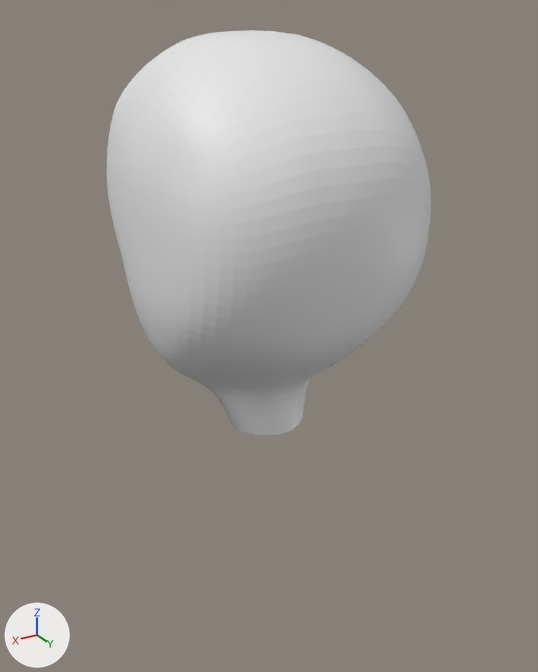
Renders of the Blender file Character/character.blend from each side of a commit.
The view is the same before and after, from a 50 mm lens placed at (4.27, 7.56, 12.03), pointed at (-0.21, 0.08, 8.29). The lights are fixed; the arrows at lower left show +X, +Y and +Z.
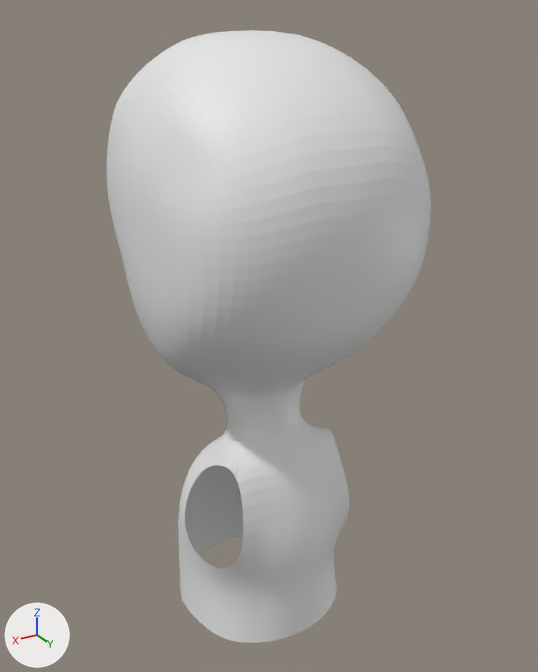
The change, as a diff of the scene's bpy script:
```diff
--- a/Character/character.blend.py
+++ b/Character/character.blend.py
@@ me_plane @@
 # used by ob_plane; location = (0.0, -0.05, 8.15); rotation_euler = (-1.571, 0.0, 0.0), in degrees (-90, 0, 0); scale = (0.121, 0.135, 0.121)
 # verts and faces of me_plane; kept vertices keep their numbers, new ones are numbered from 158
 # before: 92 (12.0, -22.0, 8.6), 97 (11.8, -18.3, 12.0), 98 (9.0, -20.0, 14.3)
-me_plane.from_pydata(...)  # 158 vertices, 132 faces; spans x 0.0..13.5, y -28.1..6.5, z -17.2..18.2
+me_plane.from_pydata(...)  # 217 vertices, 182 faces; spans x 0.0..13.5, y -28.1..27.6, z -17.2..18.2
+# me_plane part 1
+verts[92] = (11.7, -22.0, 8.6)  # moved
+verts[97] = (11.1, -18.3, 12.0)  # moved
+verts[98] = (8.8, -20.0, 14.3)  # moved
+# me_plane part 2
+# 10 vertices move from x 0.0..4.0, y 6.2..6.5, z -0.3..7.3 to x 0.0..4.0, y 3.5..6.4, z -0.6..6.4
+# 59 vertices are added at x 0.0..9.4, y 7.1..27.6, z -7.7..11.2
+# 50 new faces join them
```

Where the change shows, as pixel boxes [x1, y1, x2, y2] in the pictures (538 x 672 px; the box of a moved part takes in the faces that stretch with it):
'Plane', reshaped (51% taller)
    before: [107, 30, 431, 435]
    after: [107, 30, 431, 643]
part 1 of me_plane, moved or reshaped
    before: [140, 70, 431, 225]
    after: [140, 70, 430, 225]
part 2 of me_plane, built on
    before: [212, 378, 311, 435]
    after: [178, 380, 349, 643]
